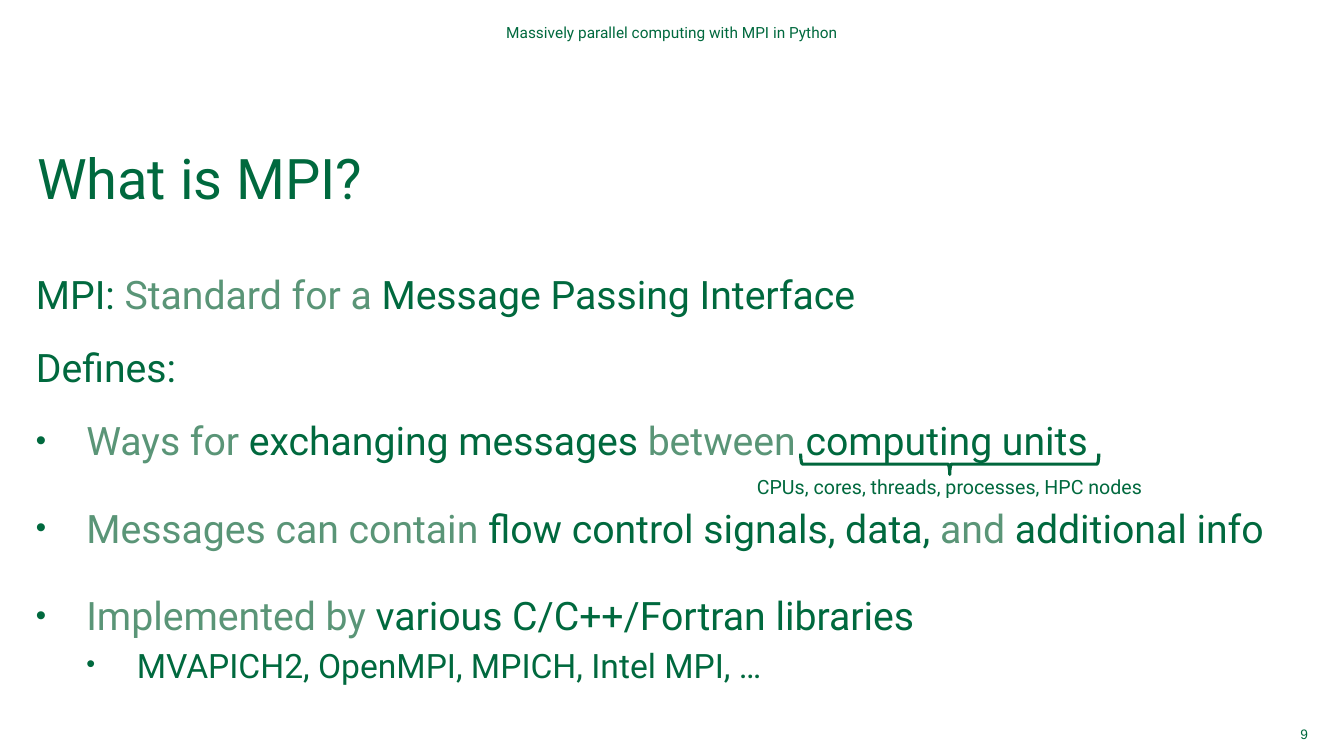
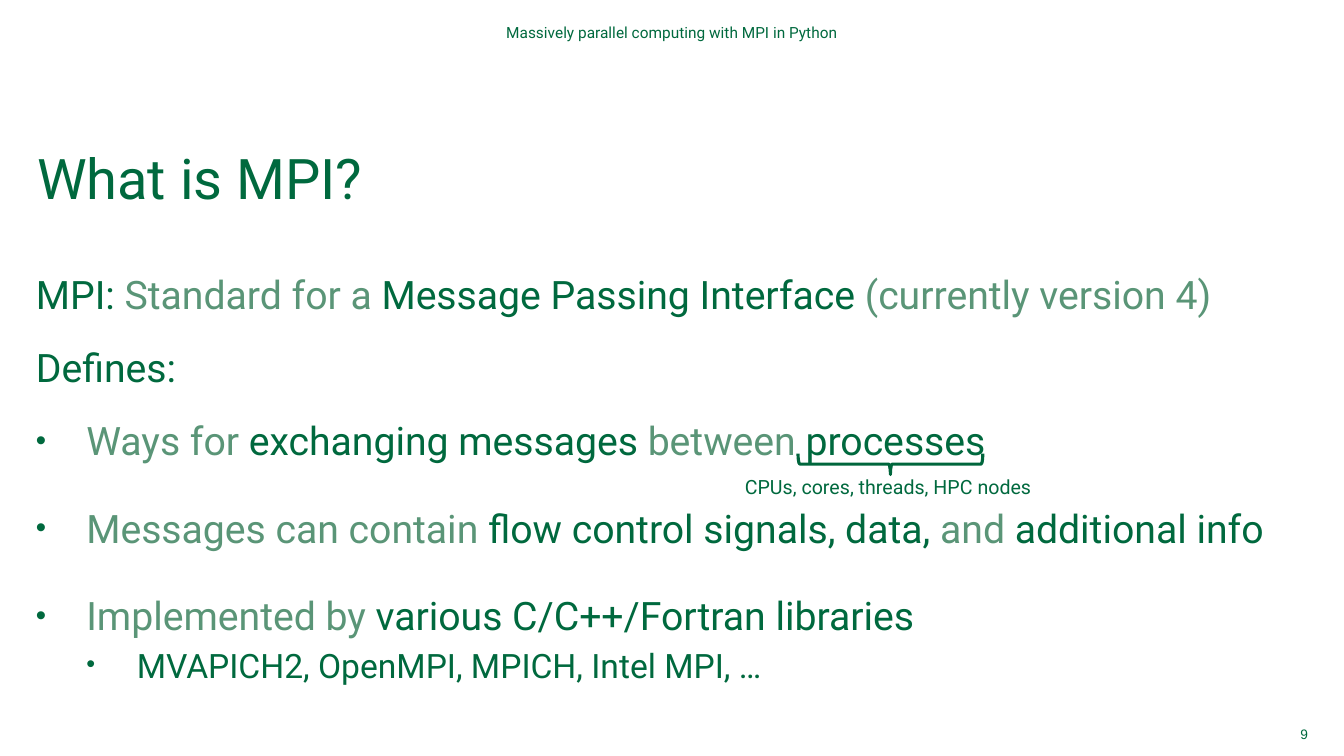
Before and after one commit to Dartmouth-Libraries/distributed-computing-with-python-and-mpi, a slide deck: slide 9 of ppt/Distributed-Computing-with-MPI.pptx. Drawn at 1344x756 pixels with LibreOffice and Linux fonts; fonts in the diff are those of the drawing; background and template pictures are left out. Boxes give left, top, right and bottom in pixels: in the first picture for what was removed or moved away, otherwise in the second. Text is boxed around its words. In the diff, an @@ line names an element or a change of style, - is before the commit and + after.

Commit message:
updates ppt

```diff
--- a/ppt/Distributed-Computing-with-MPI.pptx
+++ b/ppt/Distributed-Computing-with-MPI.pptx
@@ text at box(36, 278, 1212, 318): text changed; text colour #00693E to #5A9578 @@
-MPI: Standard for a Message Passing Interface
+MPI: Standard for a Message Passing Interface (currently version 4)
@@ text at box(86, 425, 986, 466): text changed @@
-• Ways for exchanging messages between computing units
+• Ways for exchanging messages between processes
@@ text at box(745, 479, 1032, 497): text changed @@
-CPUs, cores, threads, processes, HPC nodes
+CPUs, cores, threads, HPC nodes
@@ right brace: place and size @@
-right brace at box(801, 453, 1099, 474)
+right brace at box(799, 454, 983, 475)
```
Also in this commit, not shown: 2 other slides changed, 10 slides added.
